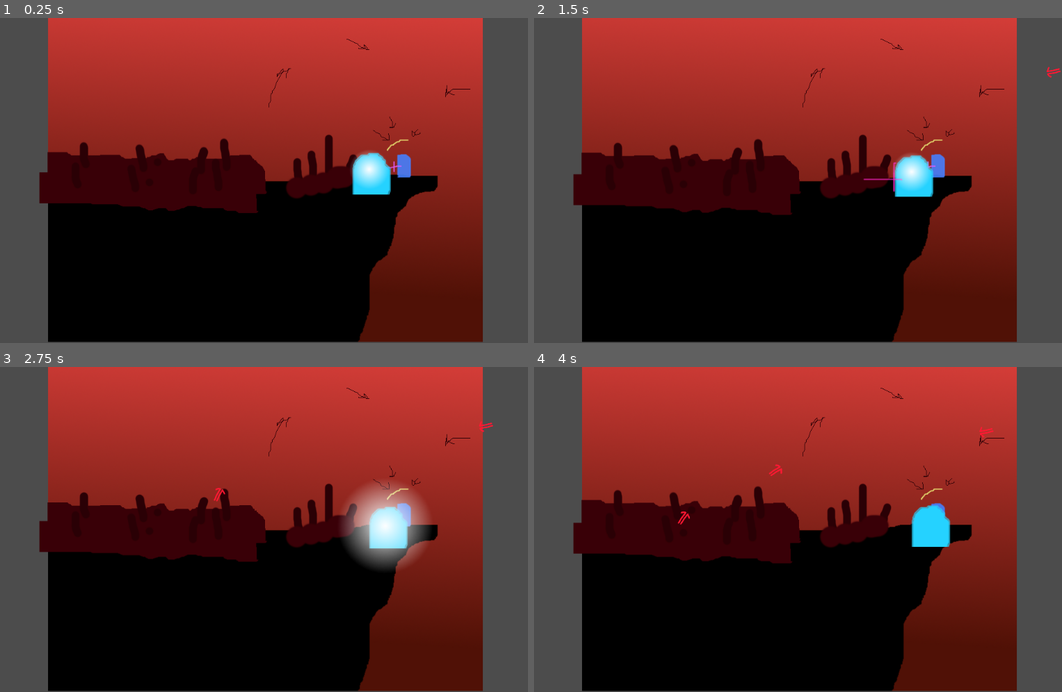
Above: before the commit, frames 1-4 (two rows, left to right).
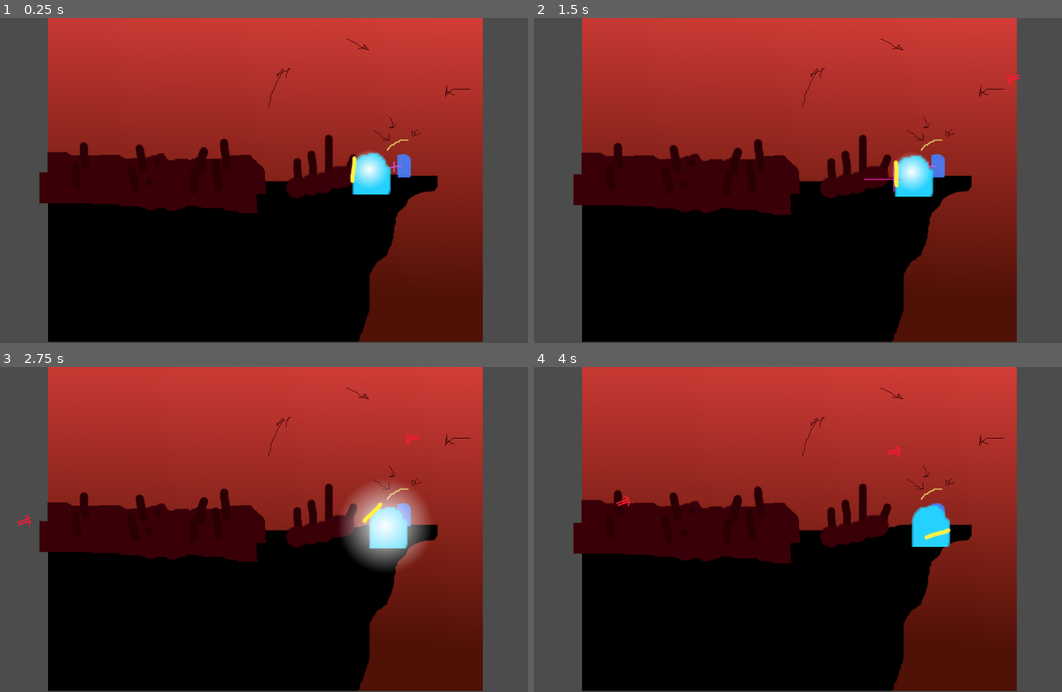
Above: after the commit, the same moments.

Repository: dannytaylor/ld50
Game: Godot game, scene res://300/Game.tscn
The game is run twice, just before and just after one commit, with the same random seed, the same clock (stepped at 60 frames per second) and the same inputs.
Inputs (mouse positions are in pixels of both pictures, inside the frame that each line leads up to):
- Up to frame 1 (0.25 s): no input
- Up to frame 2 (1.5 s): move the mouse to (903, 164) at 0.52 s; press the mouse at (903, 164) at 0.53 s; move the mouse to (671, 196) at 1.27 s; release the mouse at (671, 196) at 1.28 s; click (671, 196) at 1.35 s
- Up to frame 3 (2.75 s): move the mouse to (306, 458) at 2.02 s; hold Right mouse button (player_special) from 2.03 s (still down); click (306, 458) at 2.3 s
- Up to frame 4 (4 s): move the mouse to (755, 594) at 2.77 s; release Right mouse button (player_special) at 2.78 s; click (755, 594) at 2.85 s; move the mouse to (951, 578) at 3.52 s; press the mouse at (951, 578) at 3.53 s

The runs differ from the first frame. In frame 1, less than 0.1% of the frame differs, in the area x 66-68%, y 42-51%; in frame 2, 0.2%; in frame 3, 0.2%; in frame 4, 0.3%, in the area x 15-88%, y 18-54%.

Commit message:
Shields UP!

Diff:
--- a/project/300/Arrow.gd
+++ b/project/300/Arrow.gd
@@ -1,7 +1,7 @@
 extends PathFollow2D
 
 
-export(float) var speed = 50
+export(float) var speed = 100
 
 # Called every frame. 'delta' is the elapsed time since the previous frame.
 func _process(delta):
--- a/project/300/Arrow.tscn
+++ b/project/300/Arrow.tscn
@@ -10,7 +10,7 @@
 script = ExtResource( 2 )
 
 [node name="Area2D" type="Area2D" parent="."]
-collision_layer = 2
+collision_layer = 768
 collision_mask = 0
 
 [node name="CollisionShape2D" type="CollisionShape2D" parent="Area2D"]
--- a/project/300/ArrowSpawner.gd
+++ b/project/300/ArrowSpawner.gd
@@ -3,7 +3,7 @@
 const ArrowScene = preload("Arrow.tscn")
 
 
-export(Vector2) var spawn_delay = Vector2(0.1, 2)
+export(Vector2) var spawn_delay = Vector2(0.5, 3)
 
 export(Vector2) var x_wiggle = Vector2(-50, 50)
 export(Vector2) var y_wiggle = Vector2(0, 100)
--- a/project/300/Enemy.tscn
+++ b/project/300/Enemy.tscn
@@ -11,8 +11,8 @@
 script = ExtResource( 2 )
 
 [node name="Enemy" type="Area2D" parent="."]
-collision_layer = 2
-collision_mask = 5
+collision_layer = 256
+collision_mask = 0
 
 [node name="CollisionShape2D" type="CollisionShape2D" parent="Enemy"]
 shape = SubResource( 1 )
--- a/project/300/Game.tscn
+++ b/project/300/Game.tscn
@@ -10,6 +10,7 @@
 [ext_resource path="res://300/sword.png" type="Texture" id=8]
 [ext_resource path="res://300/Game.gd" type="Script" id=9]
 [ext_resource path="res://300/special.png" type="Texture" id=10]
+[ext_resource path="res://300/shield.png" type="Texture" id=11]
 [ext_resource path="res://300/ArrowSpawner.gd" type="Script" id=12]
 
 [sub_resource type="Curve2D" id=2]
@@ -33,6 +34,9 @@
 extents = Vector2( 50, 10 )
 
 [sub_resource type="CircleShape2D" id=5]
+
+[sub_resource type="RectangleShape2D" id=7]
+extents = Vector2( 2, 20 )
 
 [node name="Game" type="Node2D"]
 script = ExtResource( 9 )
@@ -109,7 +113,7 @@
 
 [node name="Hurtbox" type="Area2D" parent="PlayerPath/Player"]
 rotation = -0.286033
-collision_mask = 2
+collision_mask = 256
 
 [node name="CollisionShape2D" type="CollisionShape2D" parent="PlayerPath/Player/Hurtbox"]
 shape = SubResource( 1 )
@@ -122,7 +126,7 @@
 [node name="Sword" type="Area2D" parent="PlayerPath/Player"]
 visible = false
 collision_layer = 4
-collision_mask = 2
+collision_mask = 256
 monitoring = false
 
 [node name="Sprite" type="Sprite" parent="PlayerPath/Player/Sword"]
@@ -135,7 +139,7 @@
 
 [node name="Special" type="Area2D" parent="PlayerPath/Player"]
 collision_layer = 8
-collision_mask = 2
+collision_mask = 256
 monitoring = false
 monitorable = false
 
@@ -147,6 +151,22 @@
 
 [node name="Tween" type="Tween" parent="PlayerPath/Player/Special"]
 
+[node name="Shield" type="Node2D" parent="PlayerPath/Player"]
+
+[node name="Sprite" type="Sprite" parent="PlayerPath/Player/Shield"]
+position = Vector2( -34, 7 )
+rotation = -1.57079
+texture = ExtResource( 11 )
+
+[node name="Area2D" type="Area2D" parent="PlayerPath/Player/Shield"]
+position = Vector2( -30, 2 )
+collision_layer = 0
+collision_mask = 512
+
+[node name="CollisionShape2D" type="CollisionShape2D" parent="PlayerPath/Player/Shield/Area2D"]
+shape = SubResource( 7 )
+
 [connection signal="area_entered" from="PlayerPath/Player/Hurtbox" to="PlayerPath/Player" method="_on_Hurtbox_area_entered"]
 [connection signal="area_entered" from="PlayerPath/Player/Sword" to="PlayerPath/Player" method="_on_Sword_area_entered"]
 [connection signal="area_entered" from="PlayerPath/Player/Special" to="PlayerPath/Player" method="_on_Special_area_entered"]
+[connection signal="area_entered" from="PlayerPath/Player/Shield/Area2D" to="PlayerPath/Player" method="_on_Area2D_area_entered"]
--- a/project/300/Player.gd
+++ b/project/300/Player.gd
@@ -88,8 +88,16 @@
 		if unit_offset >= 1 || unit_offset <= 0:
 			reset_speed()
 
+func move_shield(event: InputEventMouseMotion):
+
+	# Should should rotate around the player
+	var angle = global_position.angle_to_point(event.position)
+	$Shield.rotation = angle
+
 func _unhandled_input(event):
-	if event.is_action_pressed("player_attack"):
+	if event is InputEventMouseMotion:
+		move_shield(event)
+	elif event.is_action_pressed("player_attack"):
 		attack()
 	elif event.is_action_pressed("player_special"):
 		special()
@@ -98,7 +106,7 @@
 func _on_Sword_area_entered(area):
 	print("Nice")
 	game.score += 1
-	area.get_parent().queue_free()
+	area.get_parent().die()
 
 func _on_Hurtbox_area_entered(area):
 	print("You died")
@@ -108,4 +116,10 @@
 func _on_Special_area_entered(area):
 	print("Nice special")
 	game.score += 1
-	area.get_parent().queue_free()
+	area.get_parent().die()
+
+
+func _on_Area2D_area_entered(area):
+	print("Nice block")
+	game.score += 1
+	area.get_parent().die()
Not shown: 1 places in project/300/Game.tscn that only renumber resources
Binary file added: project/300/shield.png
Not shown, added: project/300/shield.png.import
